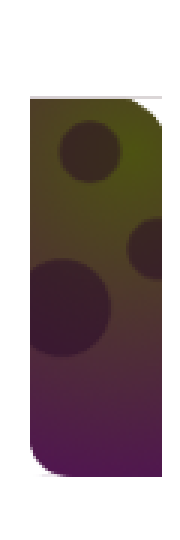
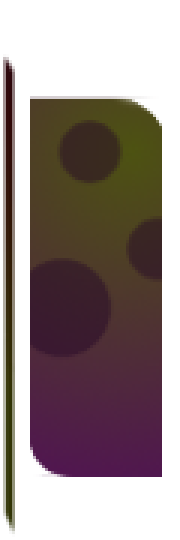
Comparing the layer stacks of the two 180x540 images. Changes:
added layer "Layer #1" above "Layer #2" over box(3, 54, 15, 537)
painted on "Layer #2" over box(114, 96, 162, 108)
